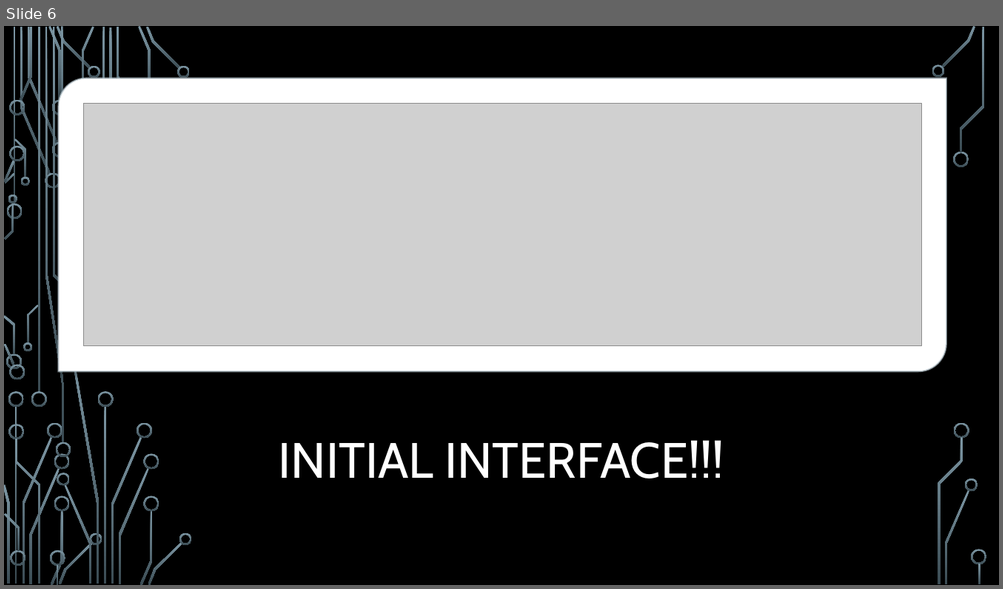
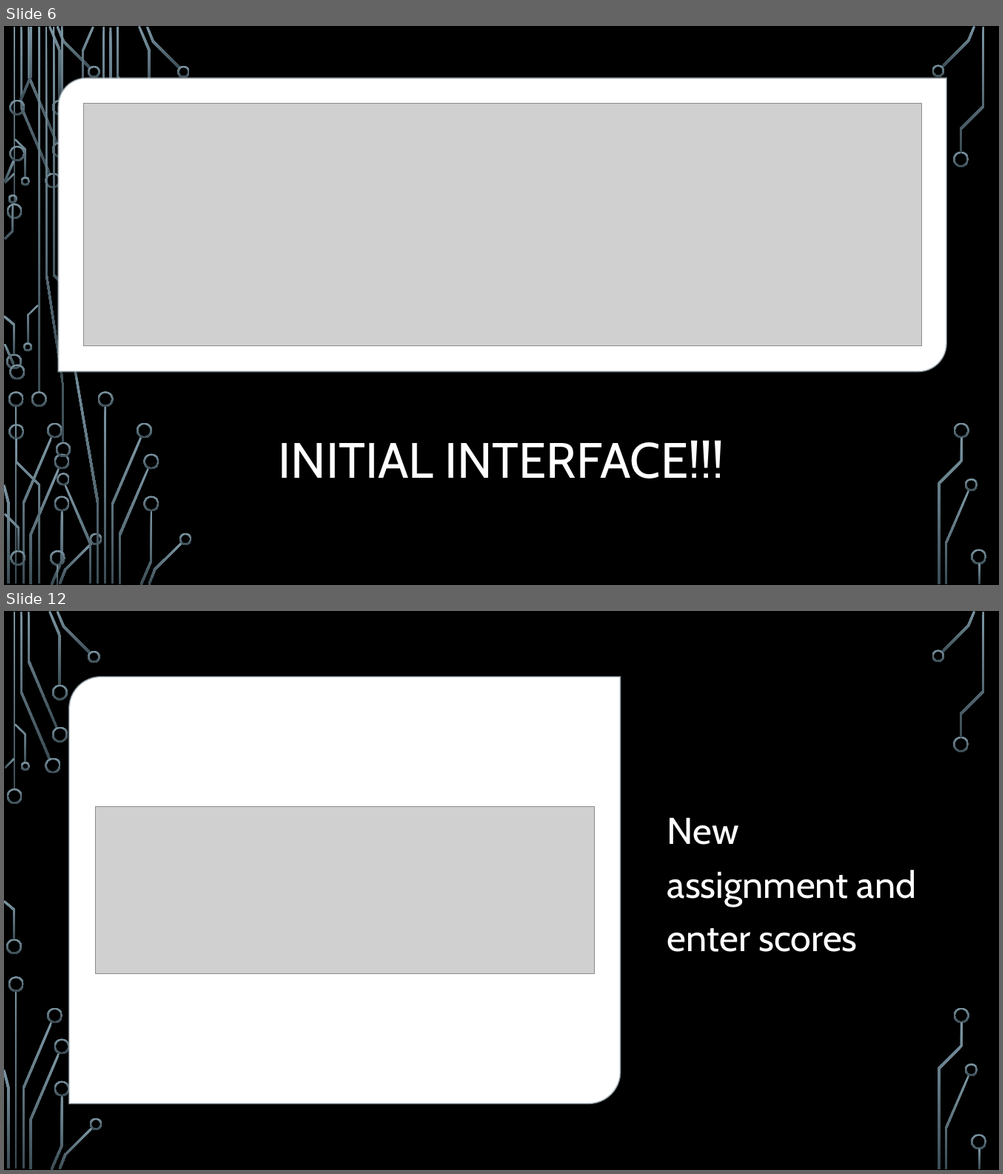
Before and after one commit to ourarash/EE599_SP2020_Final_Project, a slide deck: Student Record Manager System.pptx. Shown one above the other, each under a label of ours: slide 6 before the commit, slides 6 and 12 after it; the slides between them are not shown. The pictures are 1003x589 and 1003x1174 pixels, drawn with LibreOffice and Linux fonts; fonts in the diff are those of the drawing; grey boxes stand for pictures; background and template pictures are left out. Boxes give left, top, right and bottom in pixels: in the first picture for what was removed or moved away, otherwise in the second. Text is boxed around its words. In the diff, an @@ line names an element or a change of style, - is before the commit and + after.

```diff
--- a/Student Record Manager System.pptx
+++ b/Student Record Manager System.pptx
@@ slide 12 added at <box>4,611,999,1170</box>, background picture (left out); not listed: 36 template elements that a slide beside it also shows @@
@@ round diag rect added at <box>69,677,620,1103</box>, fill #FFFFFF, outline #B0C0C8 1.5 pt @@
@@ picture added at <box>95,807,594,974</box> @@
@@ text added at <box>667,817,916,952</box>, 36 pt, text #FFFFFF @@
+New assignment and enter scores
```
Also in this commit, not shown: 9 other slides added, 1 slide removed, 10 other files.
